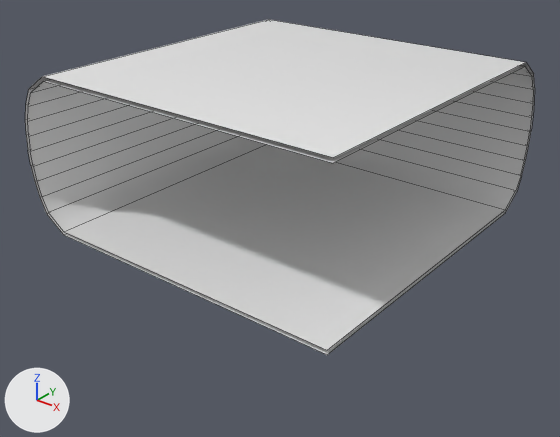
The FBX model DungeonGenerator/Assets/Models/wall_corner.fbx as it was, and as the next commit left it.
Before and after are seen from a 50 mm lens placed at (6.44, -2.02, 3.37), pointed at (0.95, 4.85, -0.88). Every picture has the same lights, and +X, +Y and +Z are marked at lower left. Mesh edges are drawn as thin lines. Where no turn or scale is listed for an object, it has been applied to the vertices.

In view in the first picture: 'wall_corner'.
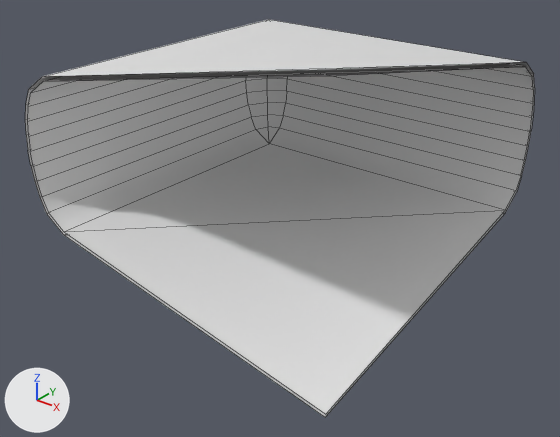
Where the change shows, as pixel boxes (x1, y1, x2, y2) in the pictures (560 x 437 px):
'wall_corner', reshaped (18% taller): before (25, 19, 535, 355); after (25, 19, 535, 417)
part 1 of me_mesh, built on: before (42, 59, 526, 355); after (46, 59, 524, 417)

Edits to the bpy script that builds the scene:
```text
Change me_mesh:
    used by ob_wall_corner; location = (0.0, 6.0, 0.0)
    remove me_mesh.from_pydata(...)  # 106 vertices, 84 faces; spans x -1.5..3.0, y -3.0..1.5, z -1.0..1.0
    add me_mesh.from_pydata(...)  # 106 vertices, 88 faces; spans x -1.5..3.01, y -3.01..1.5, z -1.75..1.75
    me_mesh part 1
    4 faces are deleted
    4 vertices move from x 3.0, y -3.0, z -1.0..1.0 to x 3.0..3.01, y -3.01..-3.0, z -1.75..1.75
    8 new faces join them
```
